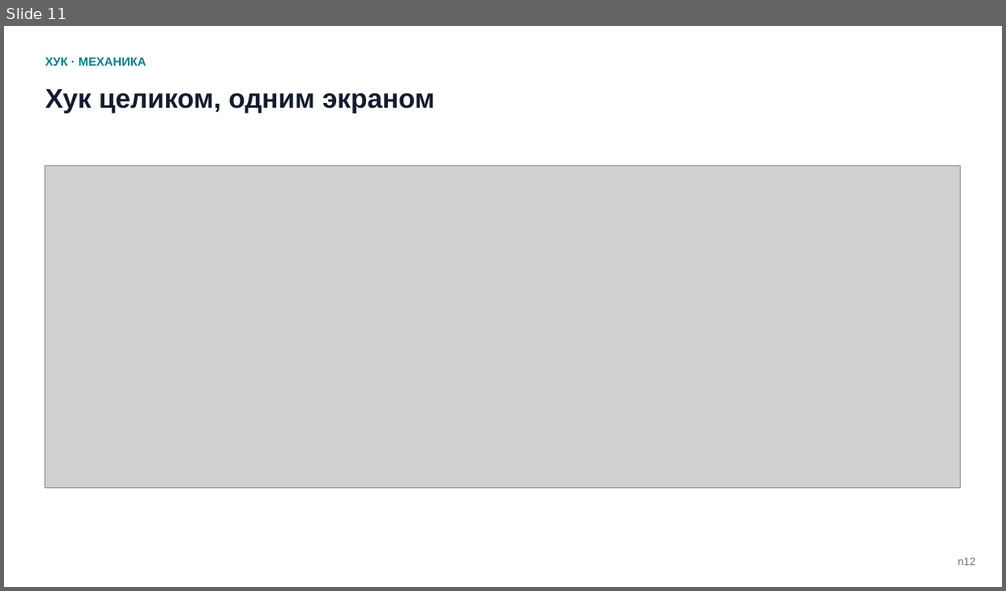
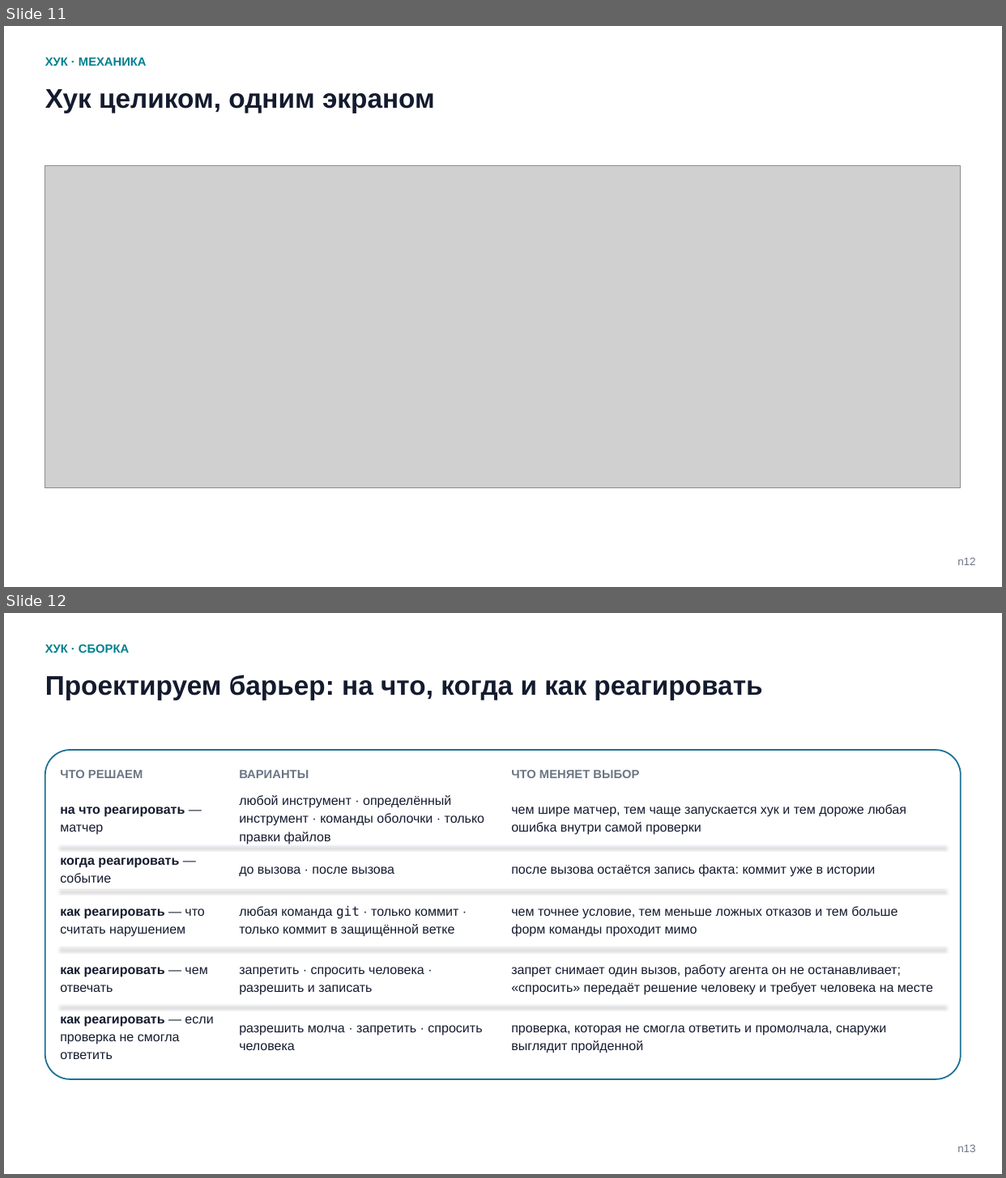
Before and after one commit to tellina-study/AI-usage-lessons, a slide deck: library/seminars/sem-05/rendered/sem-05.pptx. Shown one above the other, each under a label of ours: slide 11 before the commit, slides 11 and 12 after it. The pictures are 1006x591 and 1006x1178 pixels, drawn with LibreOffice and Linux fonts; fonts in the diff are those of the drawing; grey boxes stand for pictures. Boxes give left, top, right and bottom in pixels: in the first picture for what was removed or moved away, otherwise in the second. Text is boxed around its words. In the diff, an @@ line names an element or a change of style, - is before the commit and + after.

```diff
--- a/library/seminars/sem-05/rendered/sem-05.pptx
+++ b/library/seminars/sem-05/rendered/sem-05.pptx
@@ slide 12 added at [4, 613, 1002, 1174], background #FFFFFF @@
@@ text added at [45, 644, 129, 653], 11.5 pt, text #028090, bold @@
+ХУК · СБОРКА
@@ text added at [45, 675, 762, 700], 26 pt, text #141B2E, bold @@
+Проектируем барьер: на что, когда и как реагировать
@@ rounded rectangle added at [45, 750, 961, 1080], fill #FFFFFF, outline #1C7293 1.4 pt @@
@@ text added at [60, 769, 143, 778], 11.5 pt, text #6B7685, bold @@
+ЧТО РЕШАЕМ
@@ text added at [239, 770, 309, 778], 11.5 pt, text #6B7685, bold @@
+ВАРИАНТЫ
@@ text added at [511, 769, 639, 778], 11.5 pt, text #6B7685, bold @@
+ЧТО МЕНЯЕТ ВЫБОР
@@ text added at [60, 807, 185, 835], 12.5 pt, text #141B2E, bold @@
+на что реагировать — матчер
@@ text added at [239, 795, 485, 845], 12.5 pt, text #141B2E @@
+любой инструмент · определённый инструмент · команды оболочки · только правки файлов
@@ text added at [511, 804, 906, 835], 12.5 pt, text #141B2E @@
+чем шире матчер, тем чаще запускается хук и тем дороже любая ошибка внутри самой проверки
@@ line added from (60, 846) to (946, 846), #E5EAF0 0.75 pt @@
@@ text added at [60, 858, 179, 883], 12.5 pt, text #141B2E, bold @@
+когда реагировать — событие
@@ text added at [239, 867, 394, 877], 12.5 pt, text #141B2E @@
+до вызова · после вызова
@@ text added at [511, 864, 876, 877], 12.5 pt, text #141B2E @@
+после вызова остаётся запись факта: коммит уже в истории
@@ line added from (60, 890) to (946, 890), #E5EAF0 0.75 pt @@
@@ text added at [60, 909, 204, 937], 12.5 pt, text #141B2E @@
+как реагировать — что считать нарушением
@@ text added at [239, 905, 458, 937], 12.5 pt, text #141B2E @@
+любая команда git · только коммит · только коммит в защищённой ветке
@@ text added at [511, 906, 897, 937], 12.5 pt, text #141B2E @@
+чем точнее условие, тем меньше ложных отказов и тем больше форм команды проходит мимо
@@ line added from (60, 948) to (946, 948), #E5EAF0 0.75 pt @@
@@ text added at [60, 967, 207, 992], 12.5 pt, text #141B2E, bold @@
+как реагировать — чем отвечать
@@ text added at [239, 967, 424, 995], 12.5 pt, text #141B2E @@
+запретить · спросить человека · разрешить и записать
@@ text added at [511, 965, 933, 995], 12.5 pt, text #141B2E @@
+запрет снимает один вызов, работу агента он не останавливает; «спросить» передаёт решение человеку и требует человека на месте
@@ line added from (60, 1006) to (946, 1006), #E5EAF0 0.75 pt @@
@@ text added at [60, 1016, 213, 1059], 12.5 pt, text #141B2E @@
+как реагировать — если проверка не смогла ответить
@@ text added at [239, 1025, 482, 1050], 12.5 pt, text #141B2E @@
+разрешить молча · запретить · спросить человека
@@ text added at [511, 1025, 886, 1054], 12.5 pt, text #141B2E @@
+проверка, которая не смогла ответить и промолчала, снаружи выглядит пройденной
@@ text added at [957, 1144, 975, 1152], 10.5 pt, text #6B7685 @@
+n13
```
Also in this commit, not shown: 3 slides changed, 3 other slides added, 4 slides removed, 10 other files.
